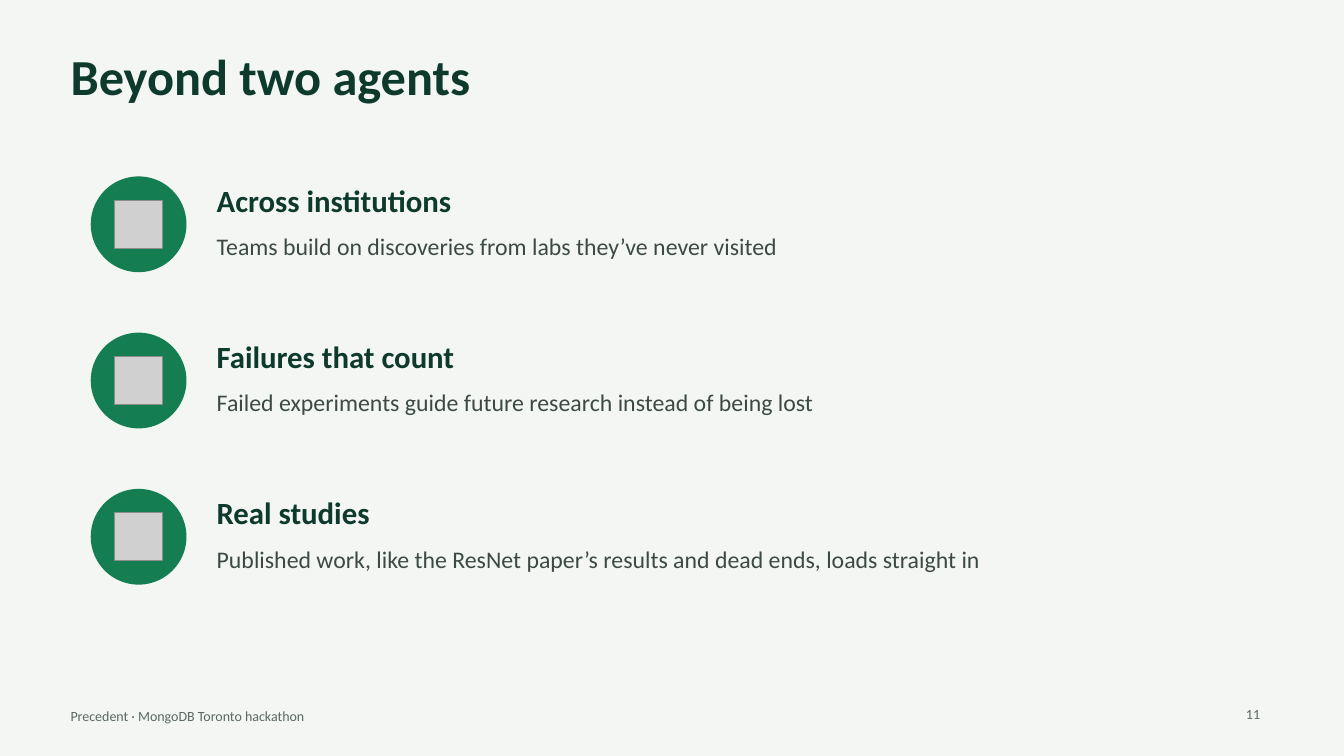
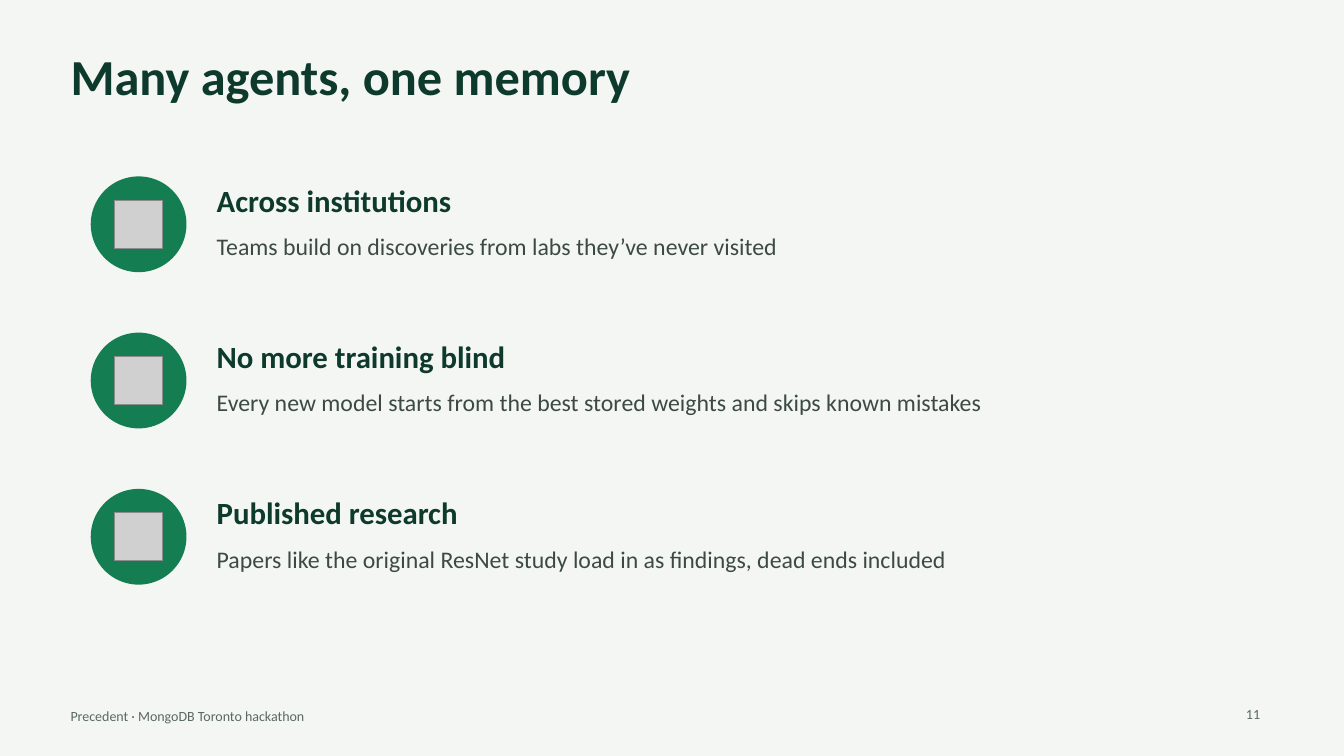
Before and after one commit to SalmaRoshdy-YG/Hackathon-project, a slide deck: slide 11 of docs/deck/precedent-deck.pptx. Drawn at 1344x756 pixels with LibreOffice and Linux fonts; fonts in the diff are those of the drawing; grey boxes stand for pictures. Boxes give left, top, right and bottom in pixels: in the first picture for what was removed or moved away, otherwise in the second. Text is boxed around its words. In the diff, an @@ line names an element or a change of style, - is before the commit and + after.

```diff
--- a/docs/deck/precedent-deck.pptx
+++ b/docs/deck/precedent-deck.pptx
@@ title at [71,62,630,104]: text changed @@
-Beyond two agents
+Many agents, one memory
@@ text at [217,346,506,374]: text changed @@
-Failures that count
+No more training blind
@@ text at [217,394,981,415]: text changed @@
-Failed experiments guide future research instead of being lost
+Every new model starts from the best stored weights and skips known mistakes
@@ text at [217,502,458,525]: text changed @@
-Real studies
+Published research
@@ text at [217,551,946,572]: text changed @@
-Published work, like the ResNet paper’s results and dead ends, loads straight in
+Papers like the original ResNet study load in as findings, dead ends included
```
Also in this commit, not shown: 4 other slides changed, 1 slide added, 1 slide removed, 2 other files.
